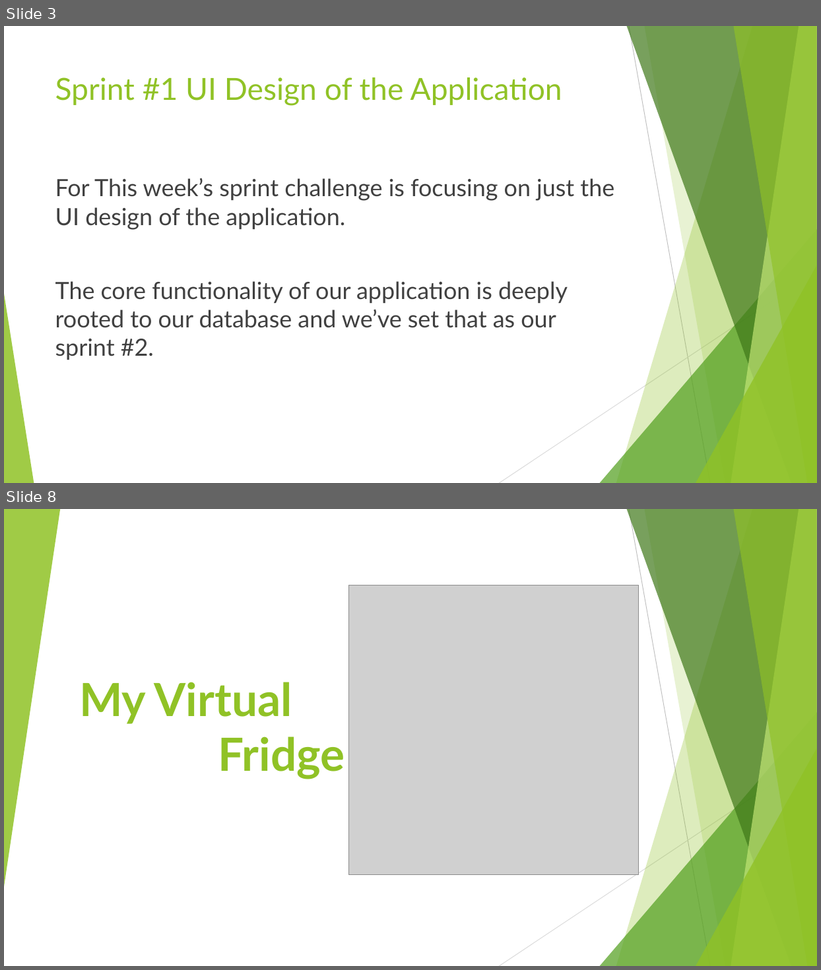
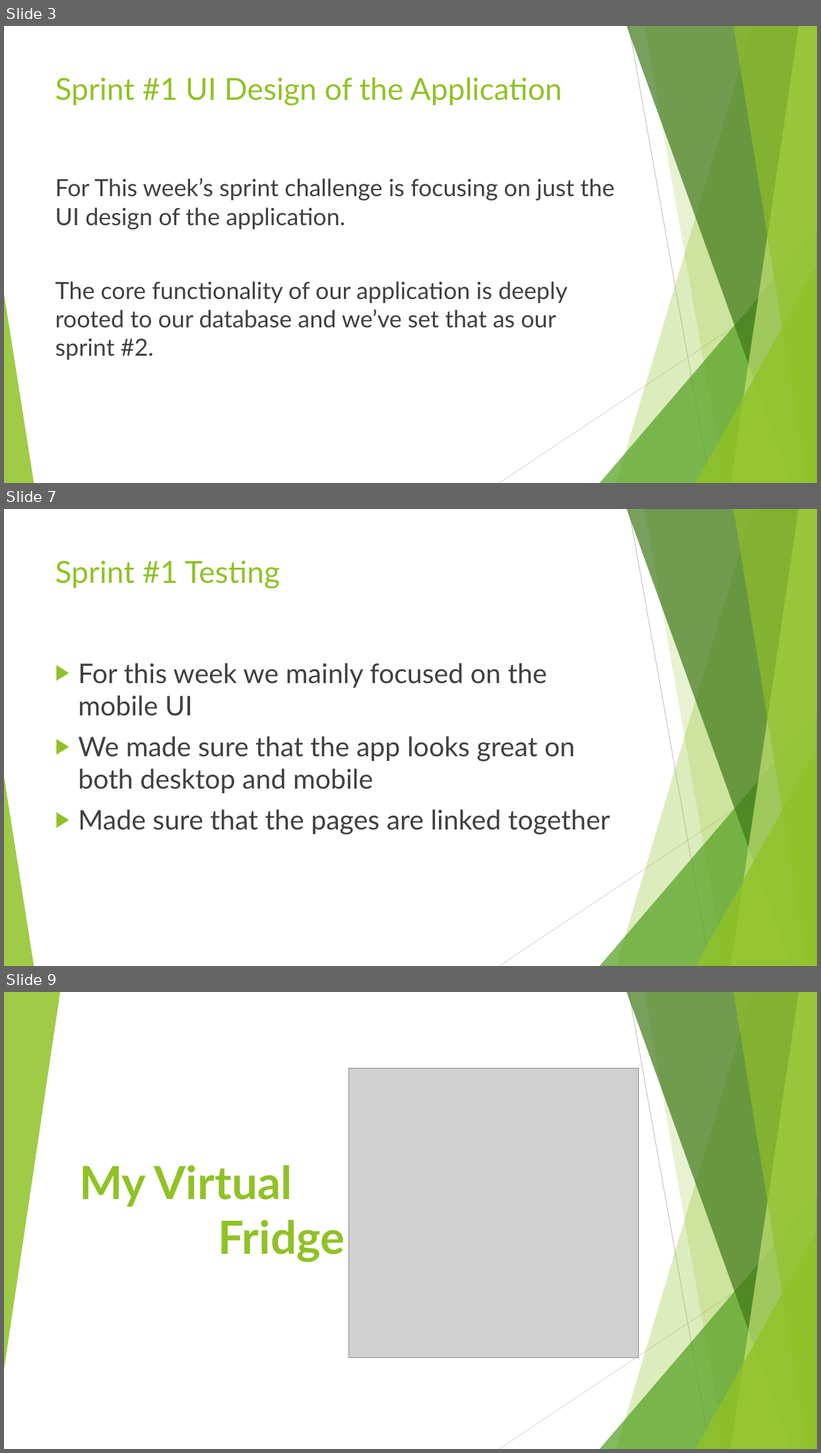
Before and after one commit to AustinBCIT/MVF, a slide deck: Friday May 12th Presentation.pptx. Shown one above the other, each under a label of ours: slides 3 and 8 before the commit, slides 3, 7 and 9 after it; the slides between them are not shown. The pictures are 821x970 and 821x1453 pixels, drawn with LibreOffice and Linux fonts; fonts in the diff are those of the drawing; grey boxes stand for pictures. Boxes give left, top, right and bottom in pixels: in the first picture for what was removed or moved away, otherwise in the second. Text is boxed around its words. In the diff, an @@ line names an element or a change of style, - is before the commit and + after.

```diff
--- a/Friday May 12th Presentation.pptx
+++ b/Friday May 12th Presentation.pptx
@@ slide 7 added at (4, 509, 817, 966), background #FFFFFF; not listed: 10 template elements that a slide beside it also shows @@
@@ title added at (55, 560, 280, 589), 36 pt, text #90C226 @@
+Sprint #1 Testing
@@ text added at (78, 663, 611, 835), 32 pt, text #404040 @@
+▶ For this week we mainly focused on the mobile UI
+▶ We made sure that the app looks great on both desktop and mobile
+▶ Made sure that the pages are linked together
@@ what was slide 8 is now slide 9 @@
```
Also in this commit, not shown: 3 slides changed, 1 other slide added, 1 slide removed.
